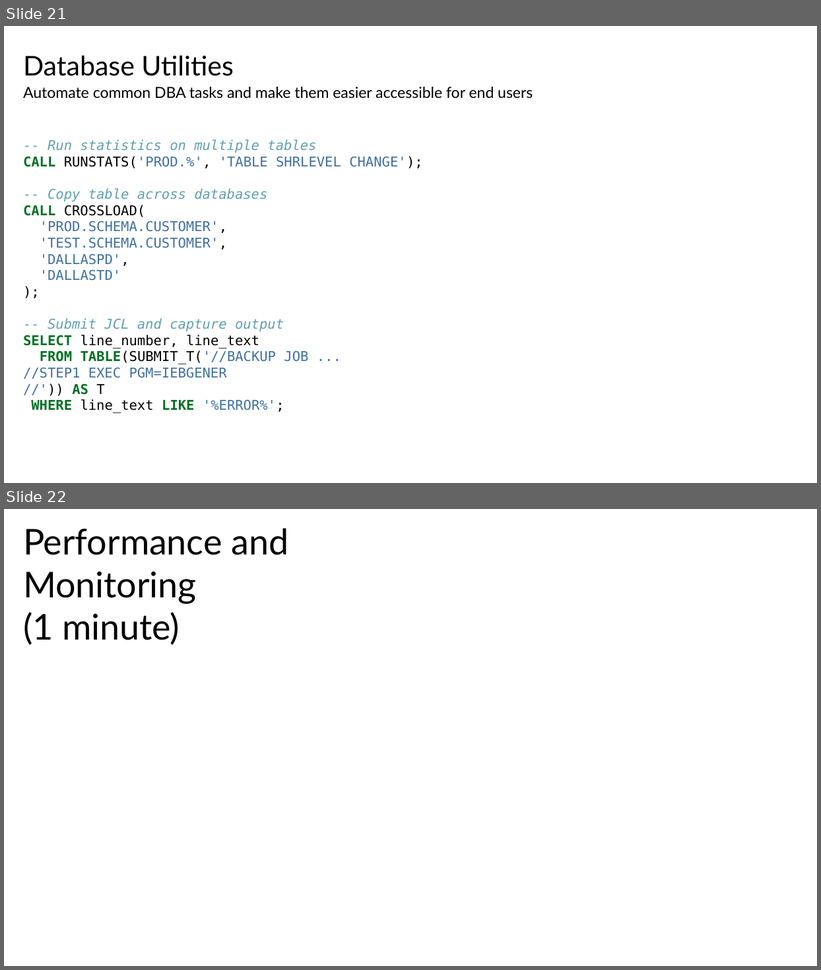
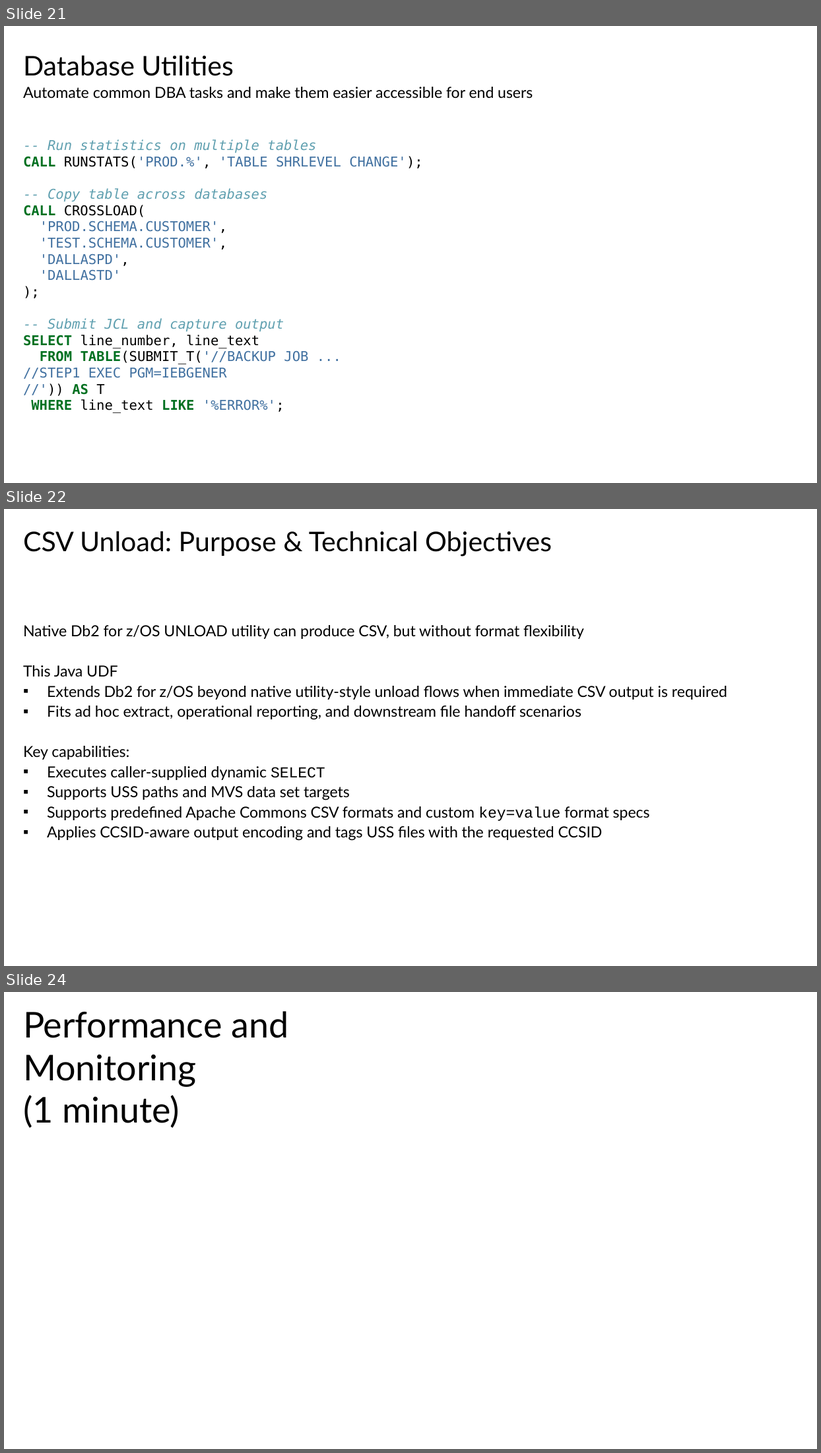
Before and after one commit to de103252/Db2_Routines, a slide deck: Db2 Routines Presentation.pptx. Shown one above the other, each under a label of ours: slides 21 and 22 before the commit, slides 21, 22 and 24 after it; the slides between them are not shown. The pictures are 821x970 and 821x1453 pixels, drawn with LibreOffice and Linux fonts; fonts in the diff are those of the drawing; background and template pictures are left out. Boxes give left, top, right and bottom in pixels: in the first picture for what was removed or moved away, otherwise in the second. Text is boxed around its words. In the diff, an @@ line names an element or a change of style, - is before the commit and + after.

Commit message:
feat: add CLI support for UnloadCSV with commons-cli and enhance file export tests

```diff
--- a/Db2 Routines Presentation.pptx
+++ b/Db2 Routines Presentation.pptx
@@ slide 22 added at bbox=[4, 509, 817, 966], background #FFFFFF @@
@@ title added at bbox=[23, 531, 552, 557], 24 pt, text #000000 @@
+CSV Unload: Purpose & Technical Objectives
@@ text added at bbox=[23, 625, 727, 841], 13.5 pt, text #000000 @@
+  Native Db2 for z/OS UNLOAD utility can produce CSV, but without format flexibility
+  This Java UDF
+  ▪ Extends Db2 for z/OS beyond native utility-style unload flows when immediate CSV output is required
+  ▪ Fits ad hoc extract, operational reporting, and downstream file handoff scenarios
+Key capabilities:
+  ▪ Executes caller-supplied dynamic SELECT
+  ▪ Supports USS paths and MVS data set targets
+  ▪ Supports predefined Apache Commons CSV formats and custom key=value format specs
+  ▪ Applies CCSID-aware output encoding and tags USS files with the requested CCSID
@@ what was slide 22 is now slide 24 @@
```
Also in this commit, not shown: 1 slide changed, 1 other slide added, 5 other files.
